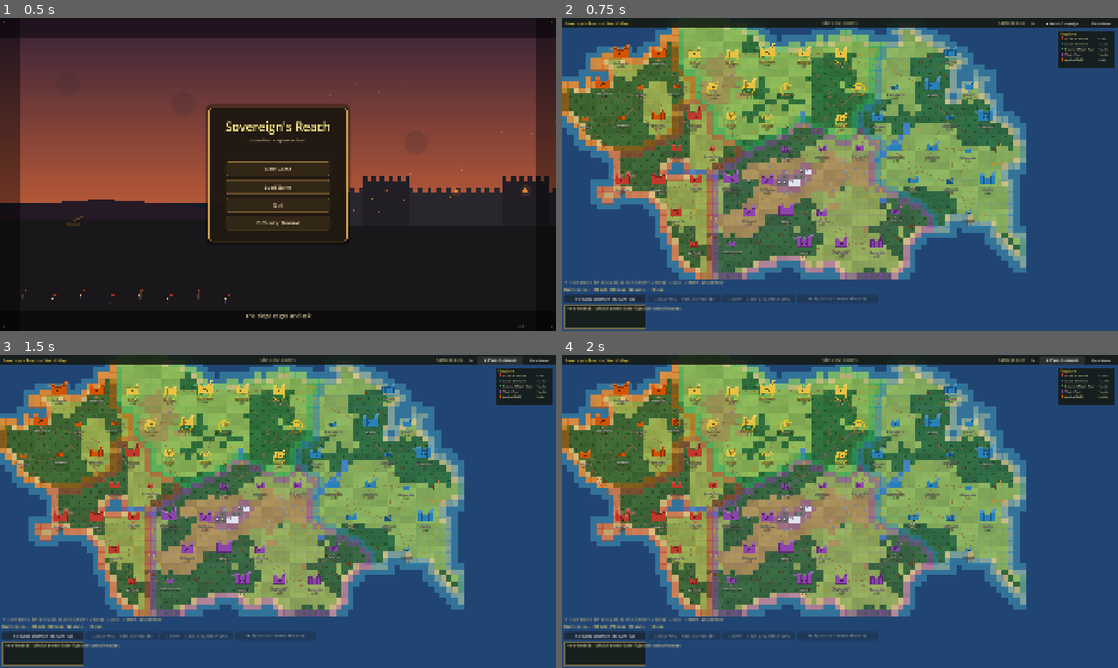
Above: before the commit, frames 1-4 (two rows, left to right).
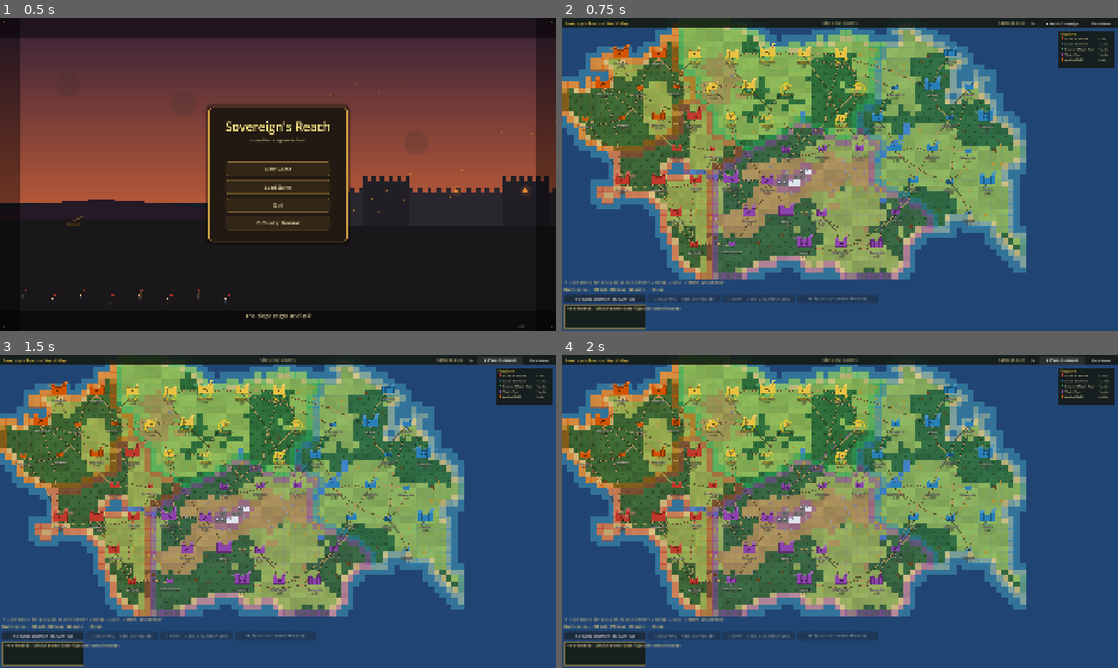
Above: after the commit, the same moments.

Repository: brotherphilip/sovereigns-reach
Game: Godot game, scene res://view/menu/MainMenuScene.tscn
The game is run twice, just before and just after one commit, with the same random seed, the same clock (stepped at 60 frames per second) and the same inputs.
Inputs:
- Up to frame 1 (0.5 s): no input
- Up to frame 2 (0.75 s): click "New Game" at 0.5 s
- Up to frame 3 (1.5 s): click "▶ Watch Campaign" at 1.25 s
- Up to frame 4 (2 s): no input

Frame 1 is identical in both runs. In frame 2, 1.8% of the frame differs, in the area x 4-77%, y 10-75%; in frame 3, 1.8%; in frame 4, 1.8%.

Commit message:
Map overhaul iter6: legible road network (dark casing + packed-earth line)
World-map usability/looks pass #6. Roads were a near-invisible 1.5px faint line. Now a dark casing
(3.4px) under a lighter packed-earth line (1.7px) -> the trade/march network reads clearly across
the realm. View-only (WorldMapView._draw_roads); TestPhase9 67/0, TestStrategicAI 83/0.

Co-Authored-By: Claude Opus 4.8 <noreply@anthropic.com>

Diff:
--- a/view/worldmap/WorldMapView.gd
+++ b/view/worldmap/WorldMapView.gd
@@ -237,6 +237,10 @@
 # ── Roads ─────────────────────────────────────────────────────────────────────
 
 const ROAD_COLOR: Color = Color(0.55, 0.40, 0.25, 0.70)
+# Overhaul iter6: roads as a legible path — a dark casing under a lighter packed-earth line, so
+# the trade/march network reads clearly across the realm (was a near-invisible 1.5px faint line).
+const _ROAD_CASING: Color = Color(0.16, 0.11, 0.06, 0.55)
+const _ROAD_FILL: Color   = Color(0.74, 0.60, 0.37, 0.92)
 
 func _draw_roads() -> void:
 	for r in _road_list:
@@ -246,7 +250,9 @@
 		var mid: Vector2 = (fp + tp) * 0.5
 		var perp: Vector2 = (tp - fp).orthogonal().normalized() * 14.0
 		mid += perp
-		draw_polyline(PackedVector2Array([fp, mid, tp]), ROAD_COLOR, 1.5)
+		var pts: PackedVector2Array = PackedVector2Array([fp, mid, tp])
+		draw_polyline(pts, _ROAD_CASING, 3.4)   # dark casing
+		draw_polyline(pts, _ROAD_FILL, 1.7)     # packed-earth road on top
 
 # ── Resource deposits ─────────────────────────────────────────────────────────
 
